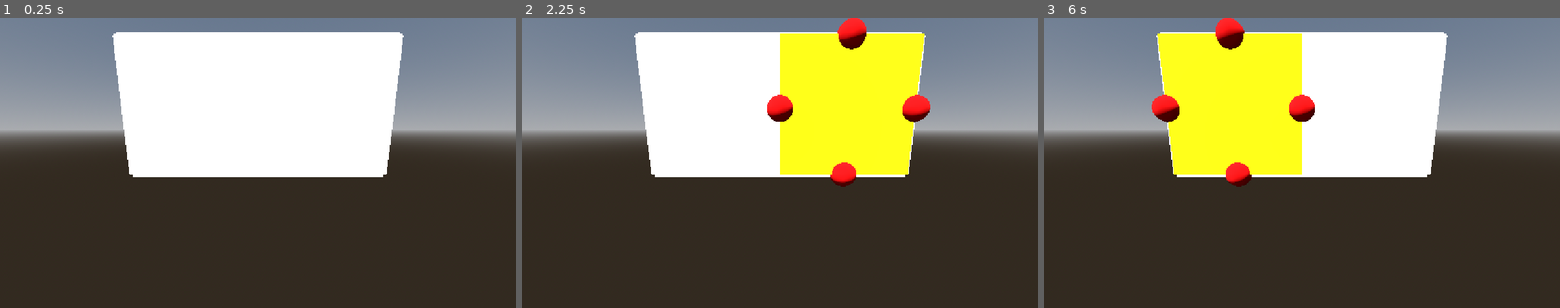
Above: before the commit, frames 1-3 (left to right).
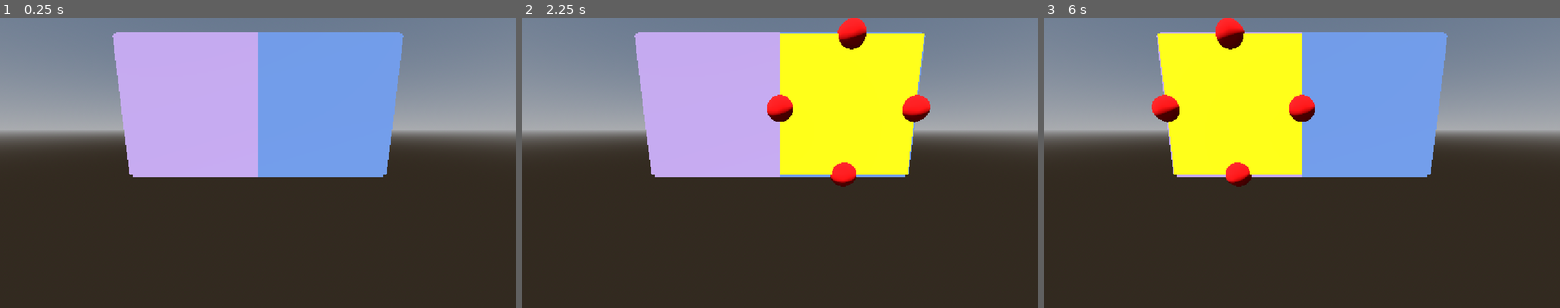
Above: after the commit, the same moments.

Repository: Turnute/PolyFold
Game: Godot game, scene res://scenes/GameScene.tscn
Same seed, same stepped clock (60 frames per second), same inputs: the game is played once before the commit and once after it.
Inputs (mouse positions are in pixels of both pictures, inside the frame that each line leads up to):
- Up to frame 1 (0.25 s): no input
- Up to frame 2 (2.25 s): tap Enter at 0.5, 2 s; move the mouse to (893, 148) at 0.52 s; hold Shift 0.53-1.25 s; click (893, 148) at 0.67 s; tap Space at 1.25 s; drag from (676, 177) to (754, 221) at 1.27 s; move the mouse to (831, 99) at 2.02 s; tap Ctrl at 2.1 s; click (831, 99) at 2.17 s
- Up to frame 3 (6 s): tap Space at 2.75, 4.25 s; drag from (1276, 221) to (1147, 119) at 2.77 s; tap Enter at 3.5 s; move the mouse to (1456, 206) at 3.52 s; tap Alt at 3.6 s; click (1456, 206) at 3.67 s; drag from (1147, 119) to (1224, 90) at 4.27 s; move the mouse to (1327, 163) at 5.02 s; hold Shift 5.03-5.75 s; click (1327, 163) at 5.17 s; drag from (1224, 90) to (1198, 177) at 5.77 s

The runs differ from the first frame. In frame 1, 27% of the frame differs, in the area x 21-79%, y 4-55%; in frame 2, 13%; in frame 3, 13%.

Commit message:
Add cube color palette
Add a face palette to PolycubeFactory and assign cube colors consistently when loading polycubes. Store the cube color on each Face and apply it as the face material's albedo color.

Diff:
--- a/polyfold/scripts/gameRoot/PolycubeFactory.gd
+++ b/polyfold/scripts/gameRoot/PolycubeFactory.gd
@@ -1,5 +1,14 @@
 class_name PolycubeFactory
 extends Node
+
+const PALETTE = [
+	Color("bb9ed4ff"),
+	Color("6d91ceff"),
+	Color("36cdd6ff"),
+	Color("44d680ff"),
+	Color("ef7b70ff"),
+	Color("f5d487ff")
+]
 
 ## Function which gets positions of adjacent cubes by position
 static func getAdj(pos: Vector3i) -> Array[Vector3i]:
@@ -31,6 +40,7 @@
 		var cube = Cube.new()
 		cube._id = curr_id
 		cube._pos = pos
+		cube._col = PALETTE[curr_id % PALETTE.size()]
 		cubes.append(cube)
 		curr_id += 1
 
--- a/polyfold/scripts/polycubeDataStructure/Cube.gd
+++ b/polyfold/scripts/polycubeDataStructure/Cube.gd
@@ -12,6 +12,9 @@
 
 ## The cube's position in the polycube grid.
 var _pos : Vector3i
+
+## The color of this cube's faces
+var _col : Color = Color(1,1,1)
 
 ## Creates and stores a cube's face from its FaceEnum identifier.
 func createFace(face_side: Face.FaceEnum) -> void:
@@ -39,6 +42,7 @@
 	var face : Face = _face_scene.instantiate() as Face
 	face._id_cube = _id
 	face._side = face_side
+	face._ogColor = _col
 	face.position = face_pos
 	face.rotation_degrees = face_rot
 	add_child(face)
--- a/polyfold/scripts/polycubeDataStructure/Face.gd
+++ b/polyfold/scripts/polycubeDataStructure/Face.gd
@@ -56,7 +56,7 @@
 ## The face's own copy of its mesh material.
 @onready var _material: StandardMaterial3D = _mesh.get_active_material(0).duplicate()
 ## The original color of the face.
-@onready var _ogColor: Color = _material.albedo_color
+@onready var _ogColor: Color
 ## The color used to highlight the selected face.
 var _selectionColor: Color = Color(1, 1, 0)
 
@@ -71,14 +71,16 @@
 func _ready() -> void:
 	_mesh.mesh = _mesh.mesh.duplicate()
 	_mesh.set_surface_override_material(0, _material)
+	_material.albedo_color = _ogColor
 
 	for i in range(4):
 		createEdge(i, Vector3(Edge.DIRECTIONS[i]) * 0.5)
 
 	updateConnectionVisuals()
+
 ## Called when a face is selected. Highlights it and reveals its edges.
 func select() -> void:
-	Log.debug("Face sélectionnée !")
+	Log.debug("Face " + str(_id_face) + " sélectionnée !")
 	_material.albedo_color = _selectionColor
 	showEdges(true)
 
